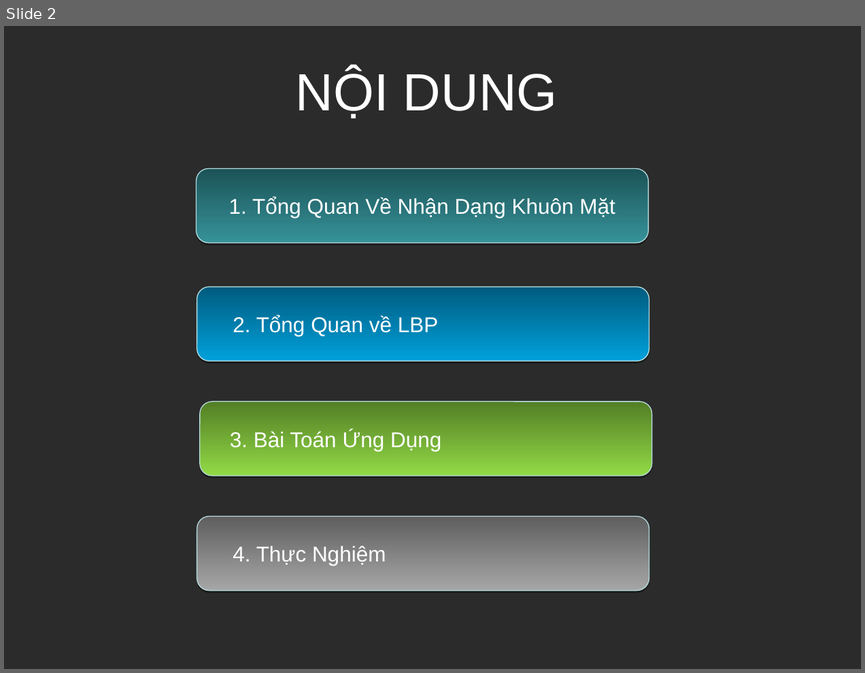
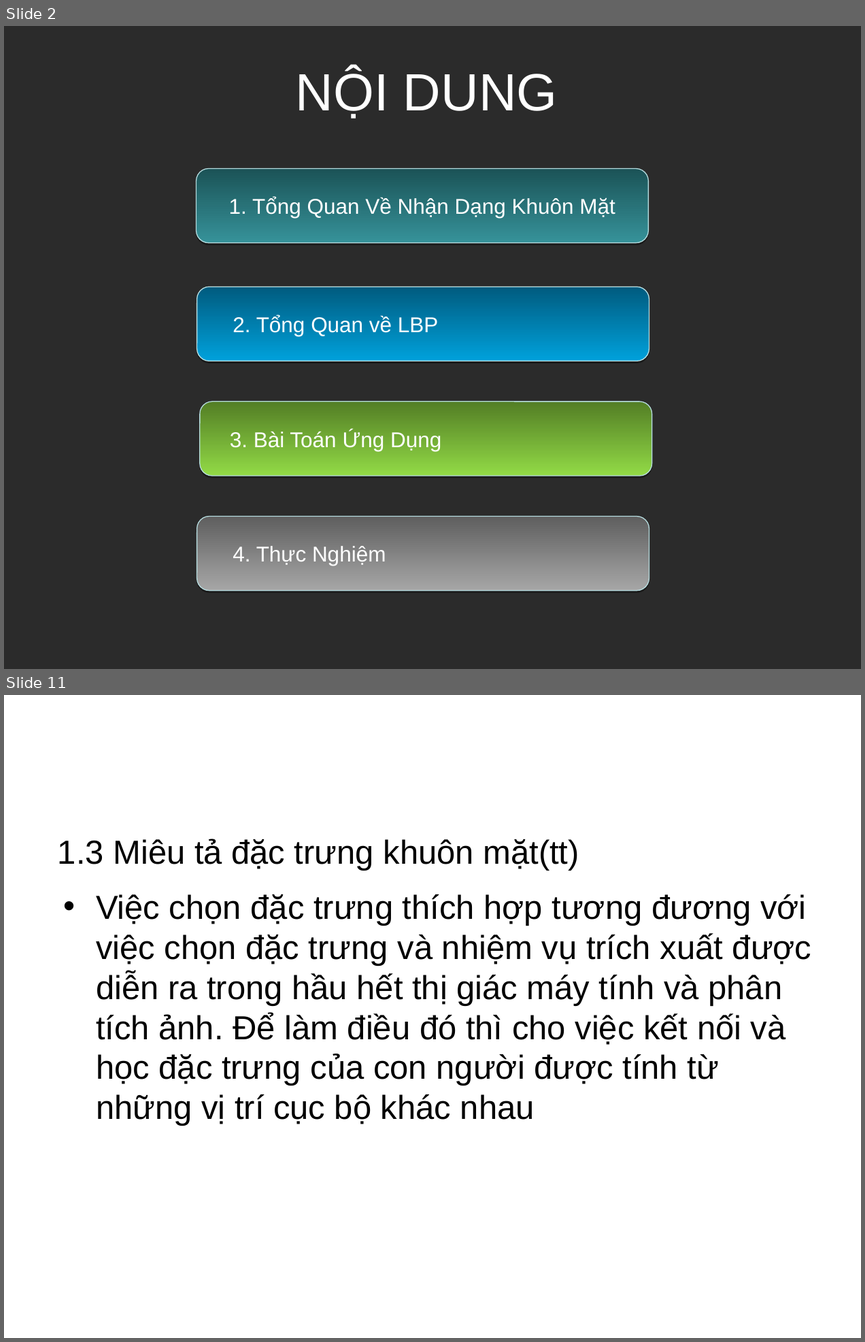
Before and after one commit to Alex7Huynh/lbp-group7, a slide deck: Slide.ppt. Shown one above the other, each under a label of ours: slide 2 before the commit, slides 2 and 11 after it; the slides between them are not shown. The pictures are 865x673 and 865x1342 pixels, drawn with LibreOffice and Linux fonts; fonts in the diff are those of the drawing; background and template pictures are left out; a plain dark background stands for a picture behind light text. Boxes give left, top, right and bottom in pixels: in the first picture for what was removed or moved away, otherwise in the second. Text is boxed around its words. In the diff, an @@ line names an element or a change of style, - is before the commit and + after.

```diff
--- a/Slide.ppt
+++ b/Slide.ppt
@@ slide 11 added at bbox=[4, 695, 861, 1338], background picture (left out) @@
@@ title added at bbox=[41, 706, 812, 791], 32 pt, text #FFFFFF @@
+1. Tổng Quan Về Nhận Dạng Khuôn Mặt
@@ text added at bbox=[58, 838, 579, 870], 28 pt, text #000000 @@
+  1.3 Miêu tả đặc trưng khuôn mặt(tt)
@@ text added at bbox=[96, 894, 812, 1125], 28 pt, text #000000 @@
+• Việc chọn đặc trưng thích hợp tương đương với việc chọn đặc trưng và nhiệm vụ trích xuất được diễn ra trong hầu hết thị giác máy tính và phân tích ảnh. Để làm điều đó thì cho việc kết nối và học đặc trưng của con người được tính từ những vị trí cục bộ khác nhau
```
Also in this commit, not shown: 15 other slides added, 1 slide removed.
